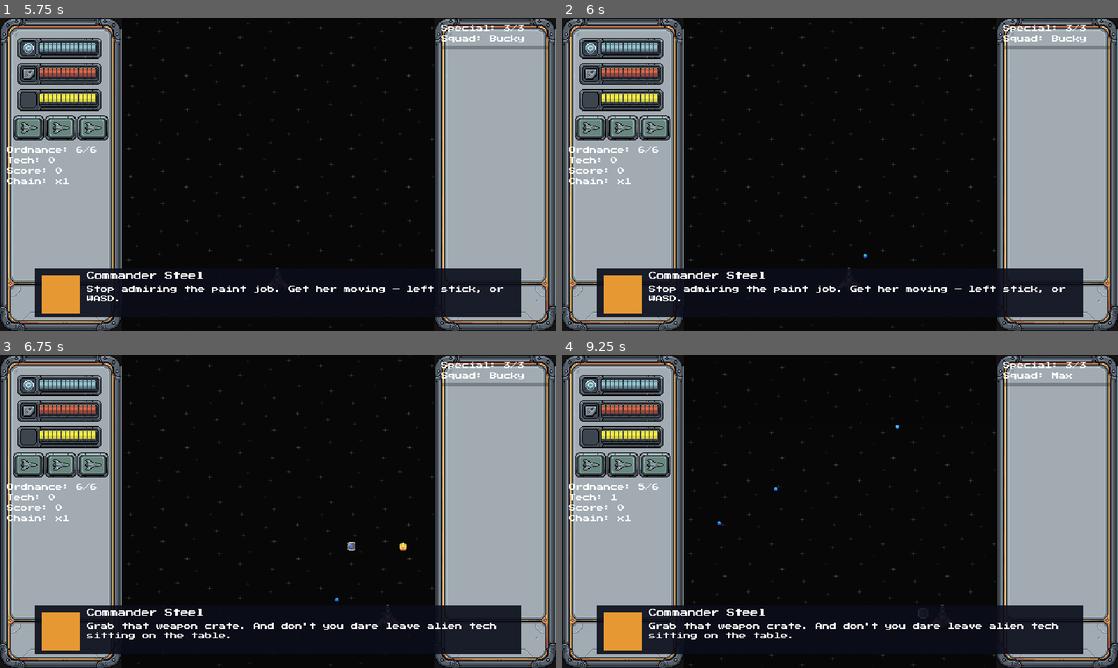
Above: before the commit, frames 1-4 (two rows, left to right).
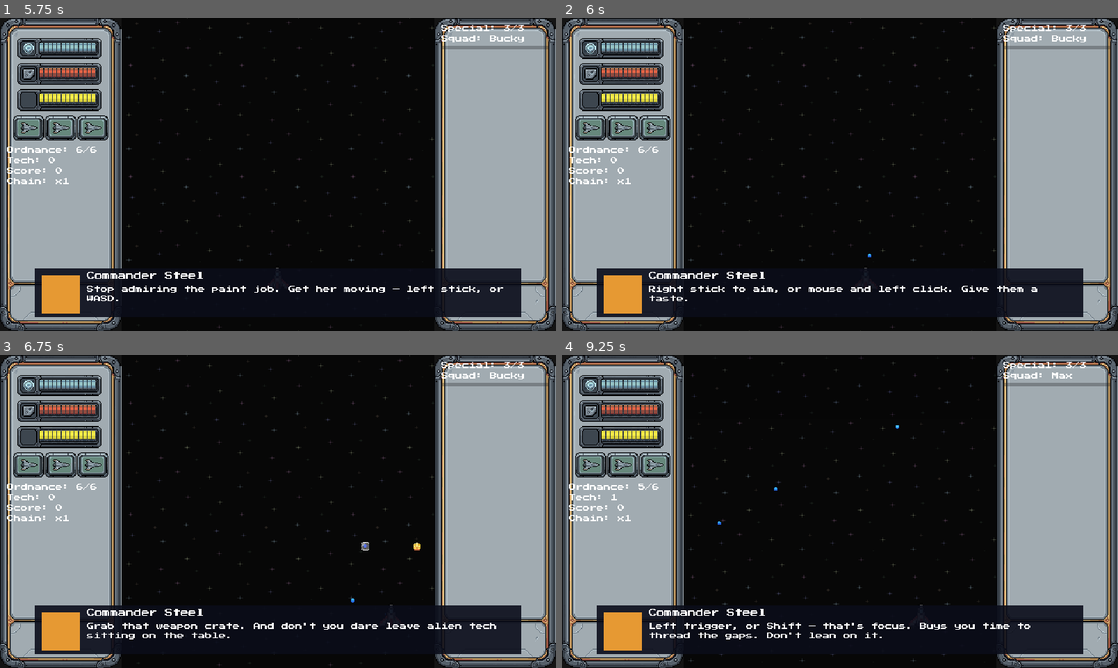
Above: after the commit, the same moments.

Repository: Funfetsunk/terra-intercept
Game: Godot game, scene res://scenes/menus/title_screen.tscn
The game is run twice, just before and just after one commit, with the same random seed, the same clock (stepped at 60 frames per second) and the same inputs.
Inputs (mouse positions are in pixels of both pictures, inside the frame that each line leads up to):
- Up to frame 1 (5.75 s): click "Start" at 0.5 s; click "Create" at 1.25 s; click (116, 199) at 2 s; click "London (Available)" at 2.75 s; click "Continue" at 3.5 s; click "Continue" at 4.25 s; click "Go" at 5 s
- Up to frame 2 (6 s): tap Enter (ui_accept) at 5.75 s; move the mouse to (962, 158) at 5.77 s; hold D (p1_move_right) from 5.78 s (still down); click (962, 158) at 5.85 s
- Up to frame 3 (6.75 s): tap Enter (ui_accept) at 6.02, 6.5 s; release D (p1_move_right) at 6.5 s; drag from (166, 527) to (361, 614) at 6.52 s
- Up to frame 4 (9.25 s): tap Enter (ui_accept) at 7.25, 9.02 s; move the mouse to (895, 442) at 7.27 s; hold D (p1_move_right) 7.28-8 s; hold Space (p1_ordnance) 7.28-8 s; drag from (812, 574) to (967, 570) at 8.02 s; move the mouse to (1006, 558) at 8.77 s; hold A (p1_move_left) from 8.78 s (still down); tap E (p1_squad_next) at 8.85 s

Frame 1 is identical in both runs. In frame 2, 0.6% of the frame differs, in the area x 15-91%, y 75-91%; in frame 3, 0.1%; in frame 4, 1.4%, in the area x 15-90%, y 0-100%.

Commit message:
Raise ship move_acceleration for snappier handling
Default 500 gave a 0.3-0.4s ramp to top speed, feeling heavy and
unresponsive. Set 2000 on all four ships.

Co-Authored-By: Claude Sonnet 5 <noreply@anthropic.com>
Claude-Session: https://claude.ai/code/session_01VjtfxA15iHVTs6TsxWUAxM

Diff:
--- a/data/ships/guardian_ship_data.tres
+++ b/data/ships/guardian_ship_data.tres
@@ -15,6 +15,7 @@
 select_art = ExtResource("3_ruij8")
 icon_sprite = ExtResource("2_f36ja")
 move_speed = 118.0
+move_acceleration = 2000.0
 shield_max = 10.0
 shield_recharge_rate = 2.5
 hull_max = 4.0
--- a/data/ships/interceptor_ship_data.tres
+++ b/data/ships/interceptor_ship_data.tres
@@ -15,6 +15,7 @@
 select_art = ExtResource("3_6oecn")
 icon_sprite = ExtResource("2_i5tud")
 move_speed = 182.0
+move_acceleration = 2000.0
 shield_max = 4.0
 hull_max = 2.0
 bullet_speed = 320.0
--- a/data/ships/striker_ship_data.tres
+++ b/data/ships/striker_ship_data.tres
@@ -15,6 +15,7 @@
 select_art = ExtResource("3_f0uc6")
 icon_sprite = ExtResource("2_o7vsq")
 move_speed = 134.0
+move_acceleration = 2000.0
 fire_rate = 12.0
 bullet_speed = 280.0
 bullet_texture = ExtResource("1_vph8y")
--- a/data/ships/vanguard_ship_data.tres
+++ b/data/ships/vanguard_ship_data.tres
@@ -15,5 +15,6 @@
 select_art = ExtResource("3_qi20r")
 icon_sprite = ExtResource("2_3hb8c")
 move_speed = 139.0
+move_acceleration = 2000.0
 bullet_texture = ExtResource("1_r1l1u")
 special_shape = 3
